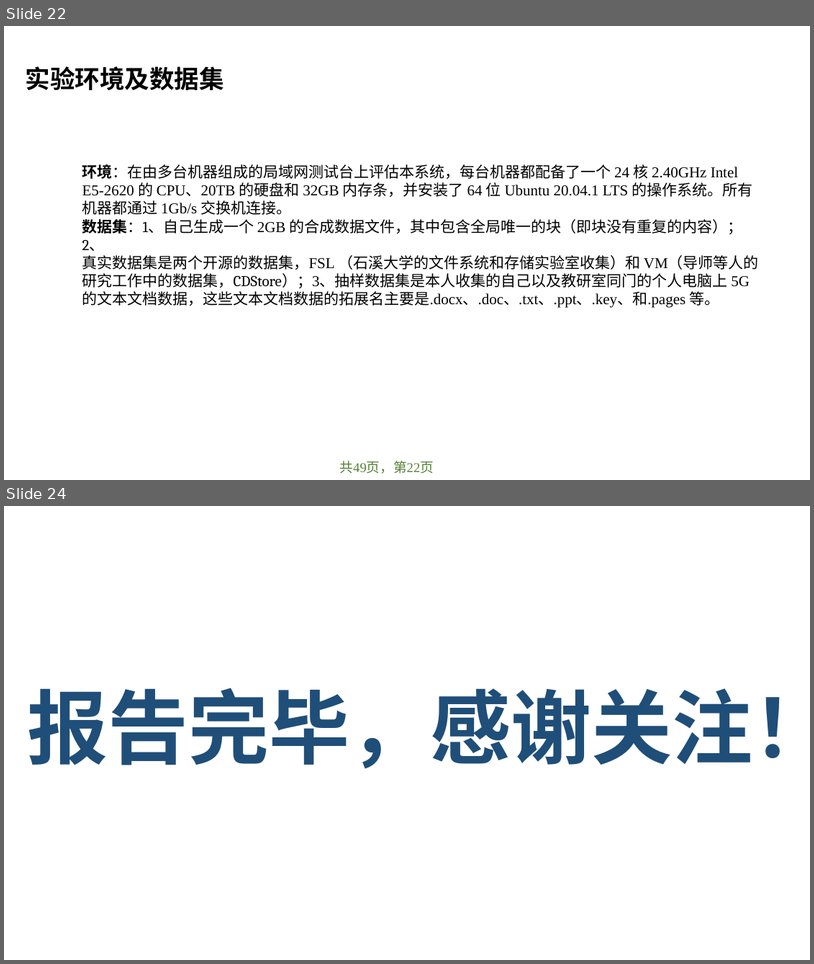
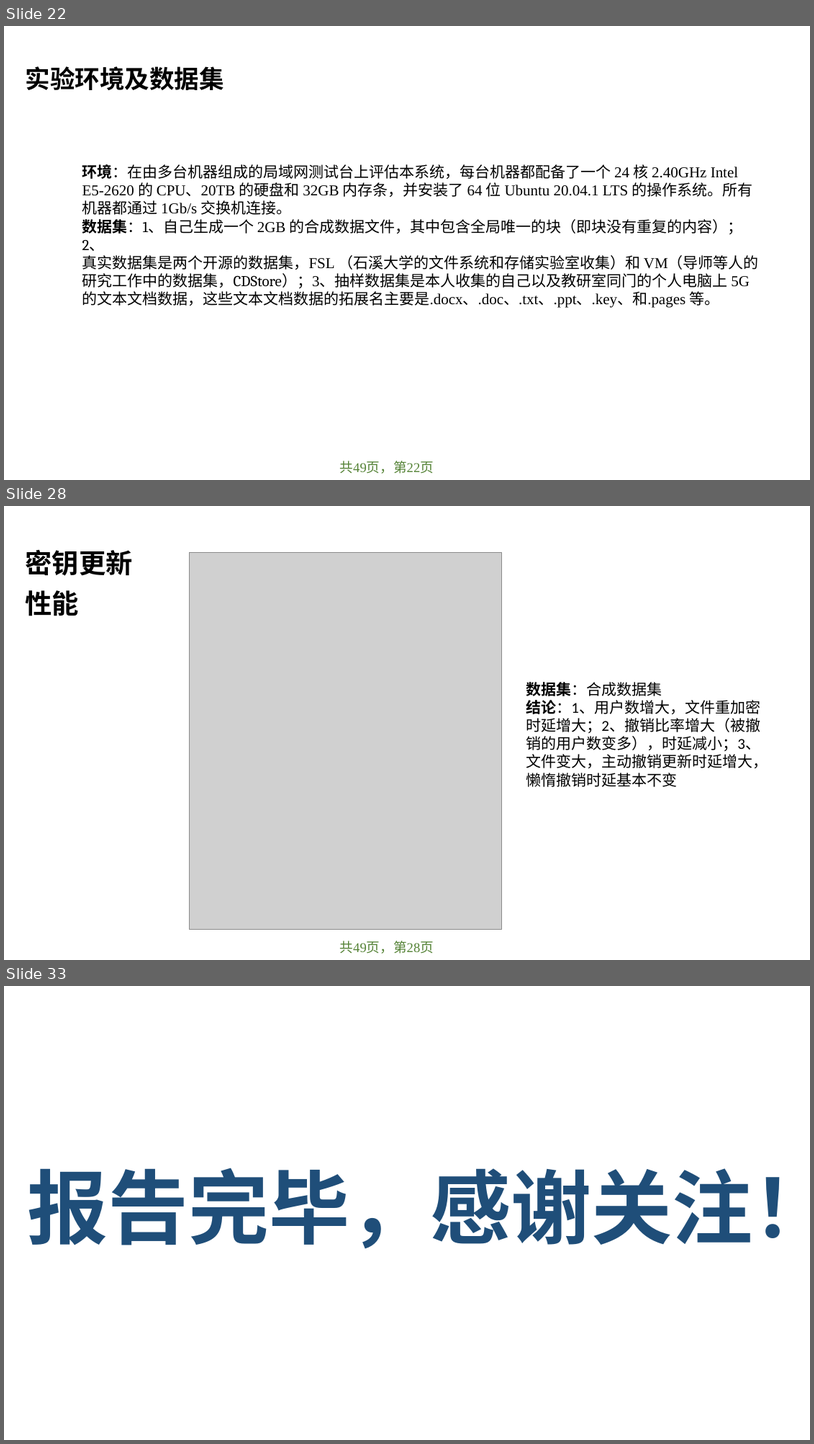
Before and after one commit to xiawenniu/thesis, a slide deck: 学位论文答辩模板示例.pptx. Shown one above the other, each under a label of ours: slides 22 and 24 before the commit, slides 22, 28 and 33 after it; the slides between them are not shown. The pictures are 814x964 and 814x1444 pixels, drawn with LibreOffice and Linux fonts; fonts in the diff are those of the drawing; grey boxes stand for pictures; background and template pictures are left out. Boxes give left, top, right and bottom in pixels: in the first picture for what was removed or moved away, otherwise in the second. Text is boxed around its words. In the diff, an @@ line names an element or a change of style, - is before the commit and + after.

```diff
--- a/学位论文答辩模板示例.pptx
+++ b/学位论文答辩模板示例.pptx
@@ slide 28 added at box(4, 506, 810, 960), background #FFFFFF @@
@@ text added at box(26, 549, 133, 616), 32 pt, text #000000, bold @@
+密钥更新性能
@@ picture added at box(190, 553, 502, 929) @@
@@ text added at box(526, 682, 768, 787), 18 pt, text #000000 @@
+数据集：合成数据集
+结论：1、用户数增大，文件重加密时延增大；2、撤销比率增大（被撤销的用户数变多），时延减小；3、文件变大，主动撤销更新时延增大，懒惰撤销时延基本不变
@@ text added at box(340, 940, 434, 953), 16 pt, text #548235 @@
+共49页，第28页
@@ what was slide 24 is now slide 33 @@
```
Also in this commit, not shown: 1 slide changed, 8 other slides added, 1 other file.
